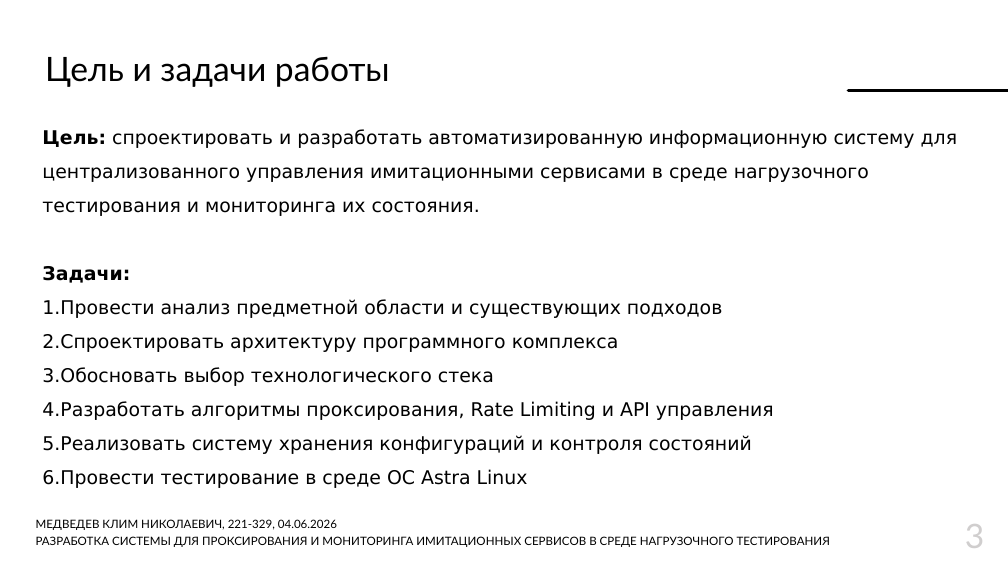
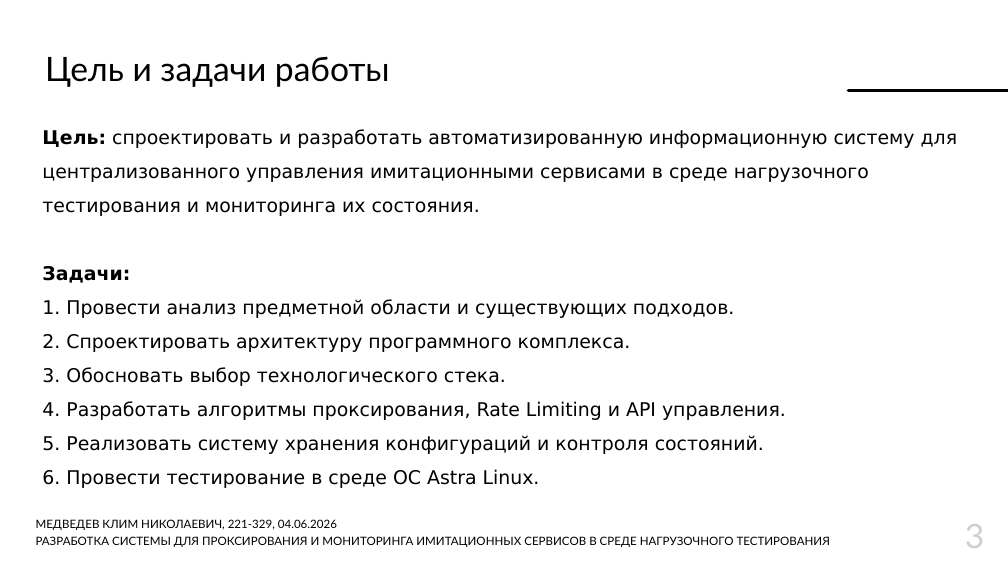
Before and after one commit to Lamardo43/educ-thesis, a slide deck: slide 3 of Thesis/docs/Презентация.pptx. Drawn at 1008x567 pixels with LibreOffice and Linux fonts; fonts in the diff are those of the drawing; background and template pictures are left out. Boxes give left, top, right and bottom in pixels: in the first picture for what was removed or moved away, otherwise in the second. Text is boxed around its words. In the diff, an @@ line names an element or a change of style, - is before the commit and + after.

```diff
--- a/Thesis/docs/Презентация.pptx
+++ b/Thesis/docs/Презентация.pptx
@@ text at (66,299,786,488): text changed @@
-1. Провести анализ предметной области и существующих подходов
-2. Спроектировать архитектуру программного комплекса
-3. Обосновать выбор технологического стека
-4. Разработать алгоритмы проксирования, Rate Limiting и API управления
-5. Реализовать систему хранения конфигураций и контроля состояний
-6. Провести тестирование в среде ОС Astra Linux
+1. Провести анализ предметной области и существующих подходов.
+2. Спроектировать архитектуру программного комплекса.
+3. Обосновать выбор технологического стека.
+4. Разработать алгоритмы проксирования, Rate Limiting и API управления.
+5. Реализовать систему хранения конфигураций и контроля состояний.
+6. Провести тестирование в среде ОС Astra Linux.
```
Also in this commit, not shown: 8 other slides changed, 11 other files.
